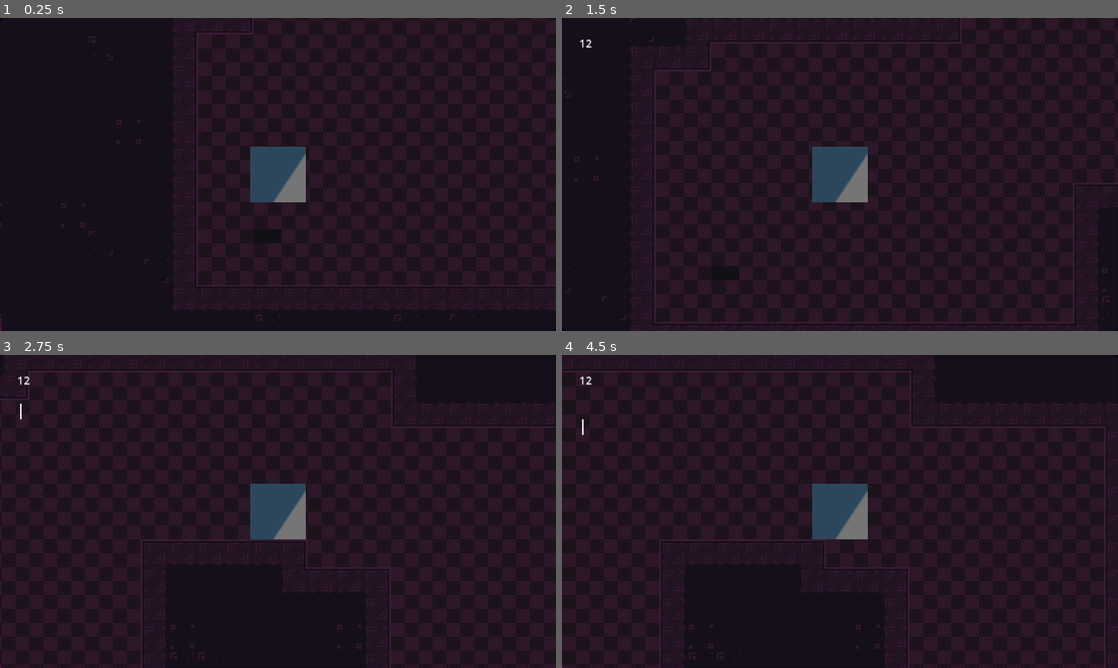
Above: before the commit, frames 1-4 (two rows, left to right).
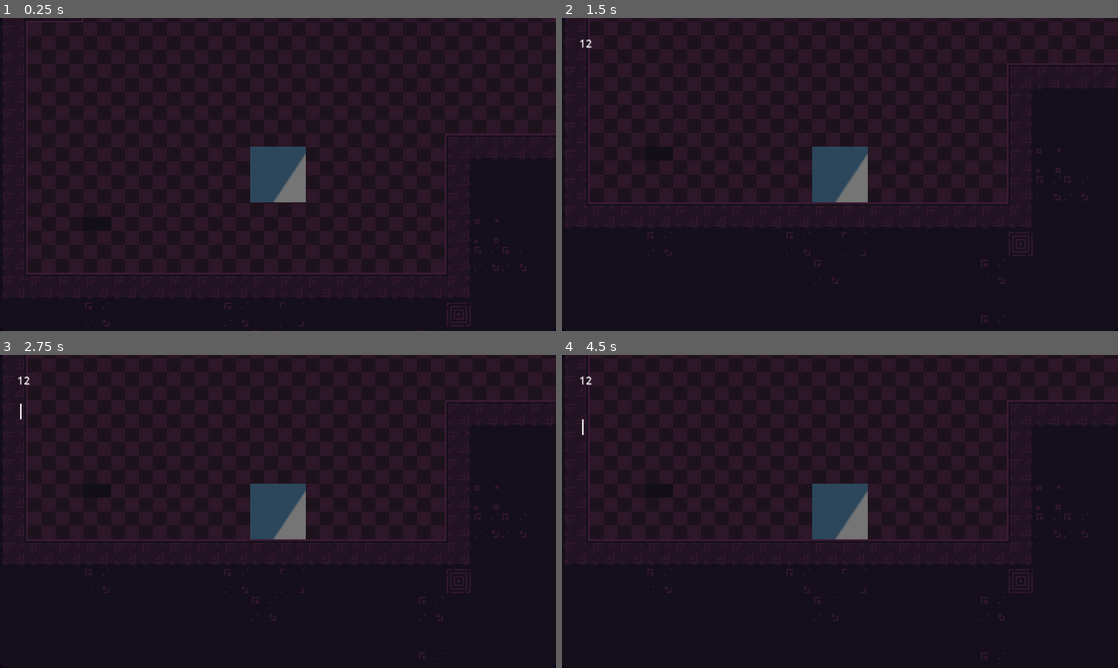
Above: after the commit, the same moments.

Repository: Renan-G-projec/Termformer
Game: Godot game, scene res://scenes/level1.tscn
The game is run twice, just before and just after one commit, with the same random seed, the same clock (stepped at 60 frames per second) and the same inputs. The engine's default icon, where the game draws it, is replaced by a stand-in: a white triangle on a blue panel in a dark square.
Inputs (mouse positions are in pixels of both pictures, inside the frame that each line leads up to):
- Up to frame 1 (0.25 s): no input
- Up to frame 2 (1.5 s): click (840, 52) at 0.52 s; type "12" at 0.6 s; tap Enter (ui_accept) at 1.25, 1.35 s; move the mouse to (962, 158) at 1.27 s; hold Right (ui_right) from 1.28 s (still down); click (962, 158) at 1.42 s
- Up to frame 3 (2.75 s): keep holding Right (ui_right); tap Space (jump, bound only after the commit) at 1.52, 1.55, 1.82, 2.1, 2.27, 2.57 s; move the mouse to (166, 527) at 2.02 s; tap Enter (ui_accept) at 2.3 s
- Up to frame 4 (4.5 s): move the mouse to (895, 442) at 2.77 s; release Right (ui_right) at 2.78 s; hold Left (ui_left) 2.78-3.53 s; tap Enter (ui_accept) at 2.85, 3.8 s; tap Space (jump, bound only after the commit) at 3.05, 3.77, 4.07 s; move the mouse to (812, 574) at 3.52 s; hold Right (ui_right) from 3.53 s (still down); tap Alt at 3.6 s; click (812, 574) at 3.67 s; move the mouse to (1006, 558) at 4.27 s; tap Shift at 4.35 s

The runs differ from the first frame. In frame 1, 14% of the frame differs, in the area x 0-100%, y 0-100%; in frame 2, 18%; in frame 3, 14%; in frame 4, 15%.

Commit message:
feat: Removed player input when on terminal. AMDG

Diff:
--- a/project.godot
+++ b/project.godot
@@ -44,6 +44,23 @@
 "events": [Object(InputEventKey,"resource_local_to_scene":false,"resource_name":"","device":-1,"window_id":0,"alt_press …(195 unchanged characters)…
 ]
 }
+go_right={
+"deadzone": 0.2,
+"events": [Object(InputEventKey,"resource_local_to_scene":false,"resource_name":"","device":-1,"window_id":0,"alt_pressed":false,"shift_pressed":false,"ctrl_pressed":false,"meta_pressed":false,"pressed":false,"keycode":0,"physical_keycode":4194321,"key_label":0,"unicode":0,"location":0,"echo":false,"script":null)
+, Object(InputEventKey,"resource_local_to_scene":false,"resource_name":"","device":-1,"window_id":0,"alt_pressed":false,"shift_pressed":false,"ctrl_pressed":false,"meta_pressed":false,"pressed":false,"keycode":0,"physical_keycode":68,"key_label":0,"unicode":100,"location":0,"echo":false,"script":null)
+]
+}
+go_left={
+"deadzone": 0.2,
+"events": [Object(InputEventKey,"resource_local_to_scene":false,"resource_name":"","device":-1,"window_id":0,"alt_pressed":false,"shift_pressed":false,"ctrl_pressed":false,"meta_pressed":false,"pressed":false,"keycode":0,"physical_keycode":4194319,"key_label":0,"unicode":0,"location":0,"echo":false,"script":null)
+, Object(InputEventKey,"resource_local_to_scene":false,"resource_name":"","device":-1,"window_id":0,"alt_pressed":false,"shift_pressed":false,"ctrl_pressed":false,"meta_pressed":false,"pressed":false,"keycode":0,"physical_keycode":65,"key_label":0,"unicode":97,"location":0,"echo":false,"script":null)
+]
+}
+jump={
+"deadzone": 0.2,
+"events": [Object(InputEventKey,"resource_local_to_scene":false,"resource_name":"","device":-1,"window_id":0,"alt_pressed":false,"shift_pressed":false,"ctrl_pressed":false,"meta_pressed":false,"pressed":false,"keycode":0,"physical_keycode":32,"key_label":0,"unicode":32,"location":0,"echo":false,"script":null)
+]
+}
 
 [physics]
 
--- a/scenes/level1.tscn
+++ b/scenes/level1.tscn
@@ -20,4 +20,4 @@
 [node name="TerminalUI" parent="." unique_id=753106432 instance=ExtResource("2_m7ahb")]
 
 [node name="Player" parent="." unique_id=1535334802 instance=ExtResource("4_dwgg1")]
-position = Vector2(62, 84)
+position = Vector2(160, 91)
--- a/scripts/player.gd
+++ b/scripts/player.gd
@@ -11,15 +11,19 @@
 		velocity += get_gravity() * delta
 
 	# Handle jump.
-	if Input.is_action_just_pressed("ui_accept") and is_on_floor():
+	if Input.is_action_just_pressed("jump") && !TerminalManager.is_terminal_ui_open && is_on_floor():
 		velocity.y = JUMP_VELOCITY
 
 	# Get the input direction and handle the movement/deceleration.
 	# As good practice, you should replace UI actions with custom gameplay actions.
-	var direction := Input.get_axis("ui_left", "ui_right")
+	if !TerminalManager.is_terminal_ui_open:
+		_update_horizontal_velocity_by_input()
+
+	move_and_slide()
+
+func _update_horizontal_velocity_by_input() -> void:
+	var direction := Input.get_axis("go_left", "go_right")
 	if direction:
 		velocity.x = direction * SPEED
 	else:
 		velocity.x = move_toward(velocity.x, 0, SPEED)
-
-	move_and_slide()
--- a/scripts/terminal_manager.gd
+++ b/scripts/terminal_manager.gd
@@ -8,3 +8,5 @@
 signal request_print_line(line: String)
 signal request_clear_screen()
 signal command_sent(command: PackedStringArray)
+
+var is_terminal_ui_open: bool = false
--- a/scripts/terminal_ui.gd
+++ b/scripts/terminal_ui.gd
@@ -10,6 +10,7 @@
 }
 
 func _ready() -> void:
+	TerminalManager.is_terminal_ui_open = visible
 	TerminalManager.request_open_ui.connect(_on_terminal_open_ui_requested)
 	TerminalManager.request_toggle_ui.connect(_on_terminal_toggle_ui_requested)
 	TerminalManager.request_close_ui.connect(_on_terminal_close_ui_requested)
@@ -39,15 +40,18 @@
 
 func _on_terminal_open_ui_requested() -> void:
 	visible = true
+	TerminalManager.is_terminal_ui_open = visible
 	_focus()
 
 func _on_terminal_toggle_ui_requested() -> void:
 	visible = !visible
+	TerminalManager.is_terminal_ui_open = visible
 	if visible:
 		_focus()
 
 func _on_terminal_close_ui_requested() -> void:
 	visible = false
+	TerminalManager.is_terminal_ui_open = visible
 
 func _parse_input(command: String) -> PackedStringArray:
 	return command.strip_edges().split(" ");
